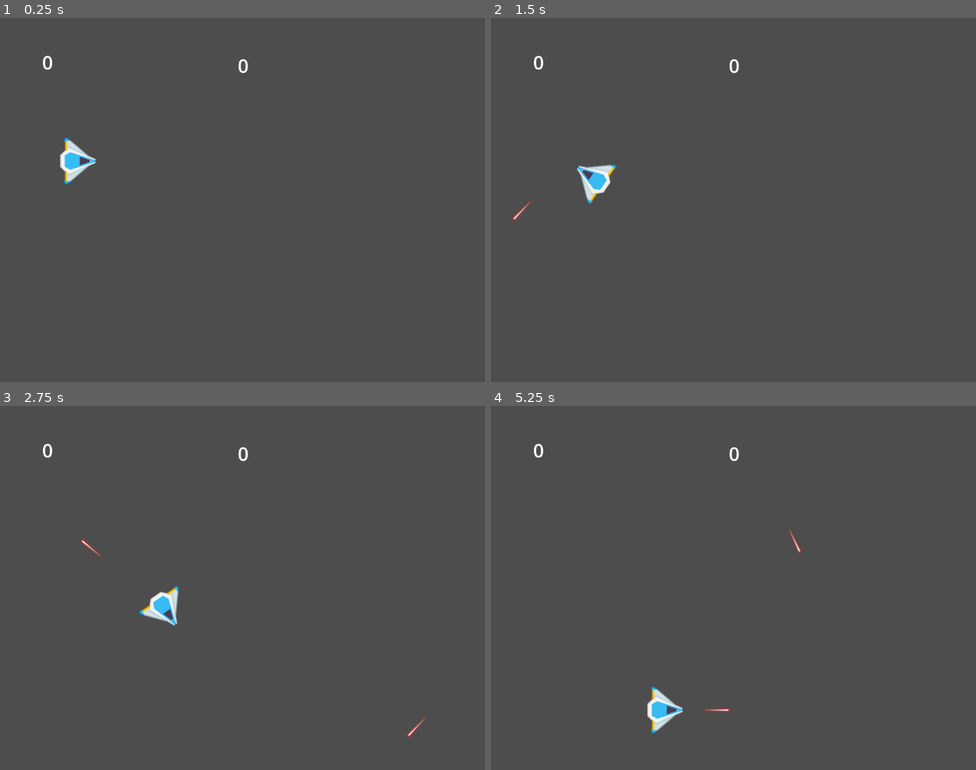
Above: before the commit, frames 1-4 (two rows, left to right).
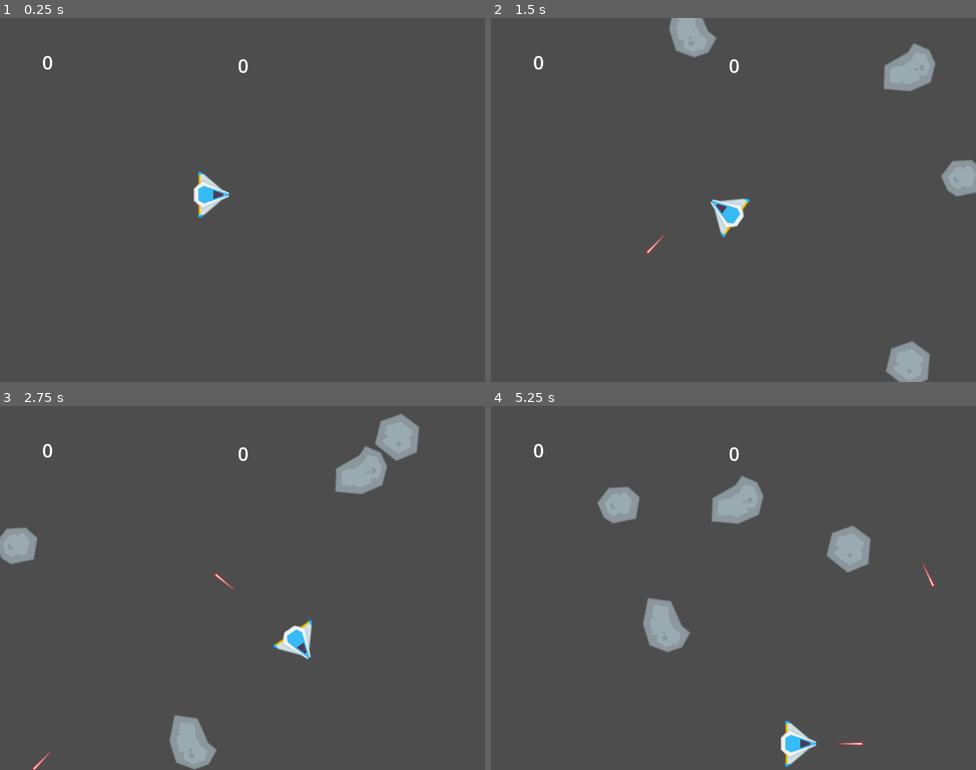
Above: after the commit, the same moments.

Repository: TheGabmeister/games-godot
Game: Godot game, scene res://levels/main.tscn
Two runs of this game, one before a commit and one after it. Both use one fixed random seed, a clock stepped at 60 frames per second and the inputs below.
Inputs (mouse positions are in pixels of both pictures, inside the frame that each line leads up to):
- Up to frame 1 (0.25 s): no input
- Up to frame 2 (1.5 s): tap Enter at 0.5 s; move the mouse to (840, 181) at 0.52 s; press the mouse at (840, 181) at 0.53 s; hold Right (move_right) 0.53-1.28 s; move the mouse to (636, 218) at 1.27 s; release the mouse at (636, 218) at 1.28 s; hold Down (move_down) from 1.28 s (still down); click (636, 218) at 1.35 s
- Up to frame 3 (2.75 s): move the mouse to (291, 507) at 2.02 s; release Down (move_down) at 2.03 s; press the mouse at (291, 507) at 2.03 s; hold Right (move_right) from 2.03 s (still down)
- Up to frame 4 (5.25 s): move the mouse to (709, 660) at 2.77 s; release Right (move_right) at 2.78 s; release the mouse at (709, 660) at 2.78 s; hold W (move_up) 2.78-3.53 s; click (709, 660) at 2.85 s; move the mouse to (879, 642) at 3.52 s; press the mouse at (879, 642) at 3.53 s; hold Left (move_left) 3.53-5.03 s; move the mouse to (588, 533) at 4.27 s; release the mouse at (588, 533) at 4.28 s; click (588, 533) at 4.35 s; move the mouse to (757, 588) at 5.02 s; press the mouse at (757, 588) at 5.03 s; hold Down (move_down) from 5.03 s (still down)

The runs differ from the first frame. In frame 1, 1.0% of the frame differs, in the area x 12-48%, y 32-55%; in frame 2, 4.2%; in frame 3, 4.6%; in frame 4, 4.7%, in the area x 21-92%, y 19-100%.

Commit message:
Spawn asteroids in random spawn points

Diff:
--- a/asteroids/levels/main.tscn
+++ b/asteroids/levels/main.tscn
@@ -9,8 +9,6 @@
 [ext_resource type="PackedScene" uid="uid://cpdp33euihroe" path="res://enemies/asteroid_big/asteroid_big_03.tscn" id="7_etqu2"]
 [ext_resource type="PackedScene" uid="uid://c3b2pqfv6x2e3" path="res://enemies/asteroid_big/asteroid_big_04.tscn" id="8_jw1n3"]
 
-[sub_resource type="RectangleShape2D" id="RectangleShape2D_6et1j"]
-
 [node name="Main" type="Node"]
 
 [node name="World" type="Node2D" parent="."]
@@ -19,7 +17,7 @@
 position = Vector2(512, 384)
 
 [node name="Player" parent="World" instance=ExtResource("1_2262g")]
-position = Vector2(165, 302)
+position = Vector2(447, 373)
 
 [node name="BoundaryWest" parent="World" instance=ExtResource("4_5k4jt")]
 position = Vector2(-164, 375)
@@ -69,14 +67,38 @@
 text = "0
 "
 
-[node name="GameManager" type="Node" parent="."]
+[node name="GameManager" type="Node" parent="." node_paths=PackedStringArray("_asteroid_spawn_points")]
 script = ExtResource("4_m1504")
 _player = ExtResource("1_2262g")
 _asteroids = Array[PackedScene]([ExtResource("2_wdj6m"), ExtResource("6_6et1j"), ExtResource("7_etqu2"), ExtResource("8_jw1n3")])
+_asteroid_spawn_points = [NodePath("SpawnPoint_01"), NodePath("SpawnPoint_02"), NodePath("SpawnPoint_03"), NodePath("SpawnPoint_04"), NodePath("SpawnPoint_05"), NodePath("SpawnPoint_06"), NodePath("SpawnPoint_07"), NodePath("SpawnPoint_08"), NodePath("SpawnPoint_09"), NodePath("SpawnPoint_10")]
 
-[node name="Area2D" type="Area2D" parent="GameManager"]
-position = Vector2(513, 456)
-scale = Vector2(50, 10)
+[node name="SpawnPoint_01" type="Node2D" parent="GameManager"]
+position = Vector2(243, 105)
 
-[node name="CollisionShape2D" type="CollisionShape2D" parent="GameManager/Area2D"]
-shape = SubResource("RectangleShape2D_6et1j")
+[node name="SpawnPoint_02" type="Node2D" parent="GameManager"]
+position = Vector2(211, 652)
+
+[node name="SpawnPoint_03" type="Node2D" parent="GameManager"]
+position = Vector2(900, 684)
+
+[node name="SpawnPoint_04" type="Node2D" parent="GameManager"]
+position = Vector2(432, 73)
+
+[node name="SpawnPoint_05" type="Node2D" parent="GameManager"]
+position = Vector2(928, 94)
+
+[node name="SpawnPoint_06" type="Node2D" parent="GameManager"]
+position = Vector2(951, 353)
+
+[node name="SpawnPoint_07" type="Node2D" parent="GameManager"]
+position = Vector2(643, 681)
+
+[node name="SpawnPoint_08" type="Node2D" parent="GameManager"]
+position = Vector2(90, 486)
+
+[node name="SpawnPoint_09" type="Node2D" parent="GameManager"]
+position = Vector2(81, 240)
+
+[node name="SpawnPoint_10" type="Node2D" parent="GameManager"]
+position = Vector2(719, 68)
--- a/asteroids/managers/game_manager.gd
+++ b/asteroids/managers/game_manager.gd
@@ -16,8 +16,9 @@
 	Bus.player_killed.disconnect(_revive_player)
 
 func _ready():
-	#for asteroid in _asteroids:
-	pass
+	await get_tree().create_timer(1.0).timeout
+	_spawn_asteroids()
+
 
 func _add_score(value: int):
 	_score += value
@@ -32,3 +33,11 @@
 	player_inst.position = Vector2(GlobalVars.SCREEN_WIDTH/2, GlobalVars.SCREEN_HEIGHT/2)
 	player_inst.rotation = 0
 	get_tree().current_scene.add_child(player_inst)
+
+func _spawn_asteroids():
+	for asteroid in _asteroids:
+		var spawn_point = _asteroid_spawn_points[randi() % _asteroid_spawn_points.size()]
+		var asteroid_instance = asteroid.instantiate()
+		asteroid_instance.position = spawn_point.position
+		asteroid_instance.rotation = randf() * TAU
+		get_tree().current_scene.add_child(asteroid_instance)
Not shown: 1 places in asteroids/levels/main.tscn that only renumber resources
